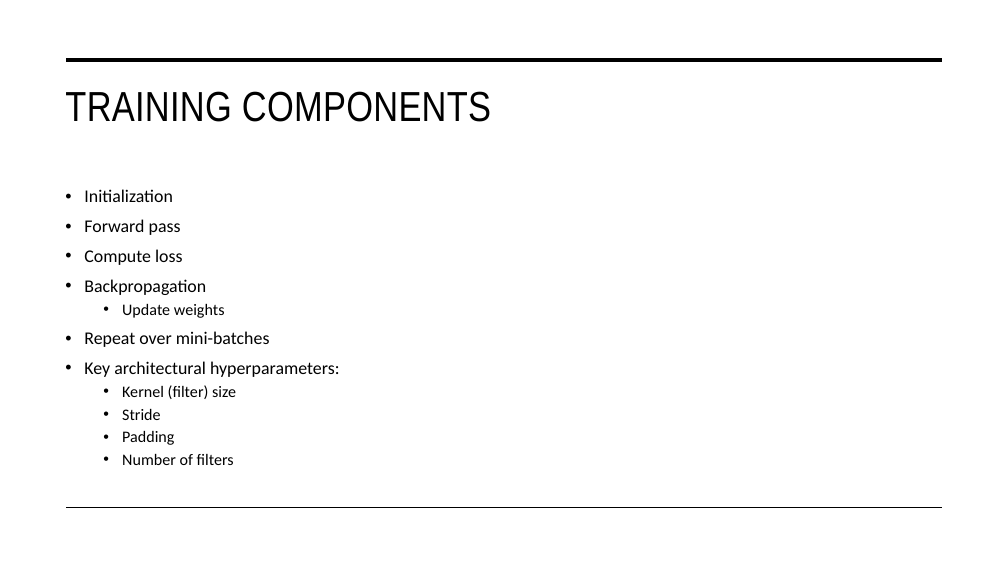
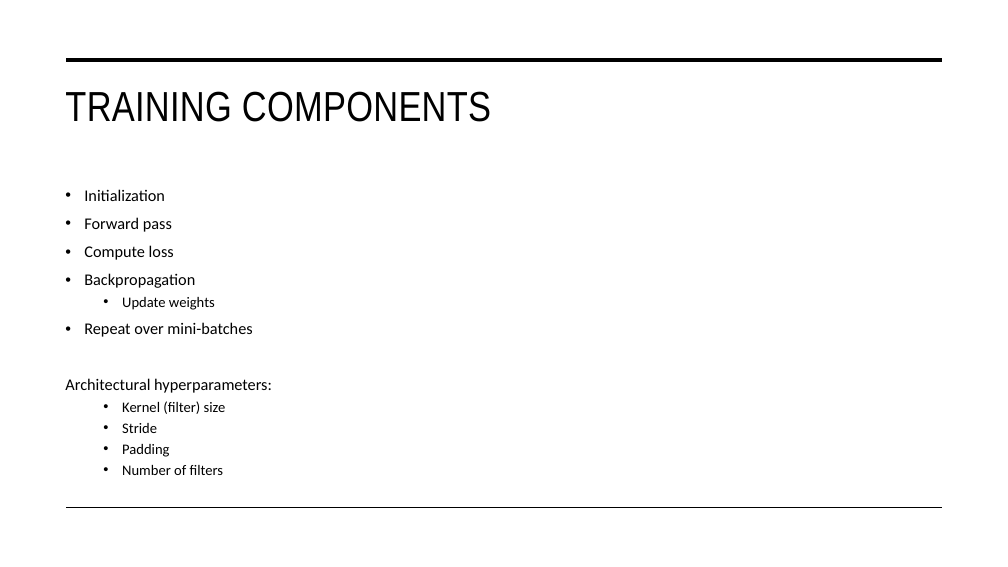
Before and after one commit to rhodes-byu/stat-486, a slide deck: slide 76 of slides/16-cnns.pptx. Drawn at 1008x567 pixels with LibreOffice and Linux fonts; fonts in the diff are those of the drawing. Boxes give left, top, right and bottom in pixels: in the first picture for what was removed or moved away, otherwise in the second. Text is boxed around its words. In the diff, an @@ line names an element or a change of style, - is before the commit and + after.

```diff
--- a/slides/16-cnns.pptx
+++ b/slides/16-cnns.pptx
@@ text at (84,189,252,475): size 17 to 15.5 pt in "Initialization", "Forward pass", "Compute loss", "Backpropagation" and 1 more places; size 15.3 to 13.9 pt in "Update weights", "Kernel (filter) size", "Stride", "Padding" and 1 more places @@
@@ text at (65,378,272,393): text changed; size 17 to 15.5 pt @@
-• Key architectural hyperparameters:
+Architectural hyperparameters:
```
Also in this commit, not shown: 3 other slides changed, 1 slide added, 1 other file.
